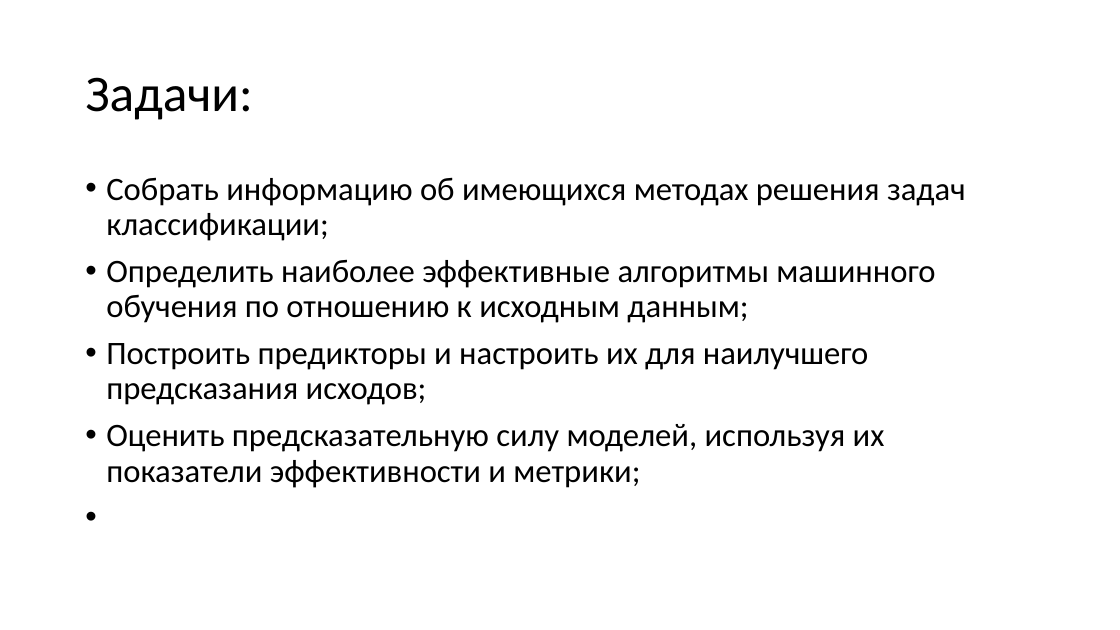
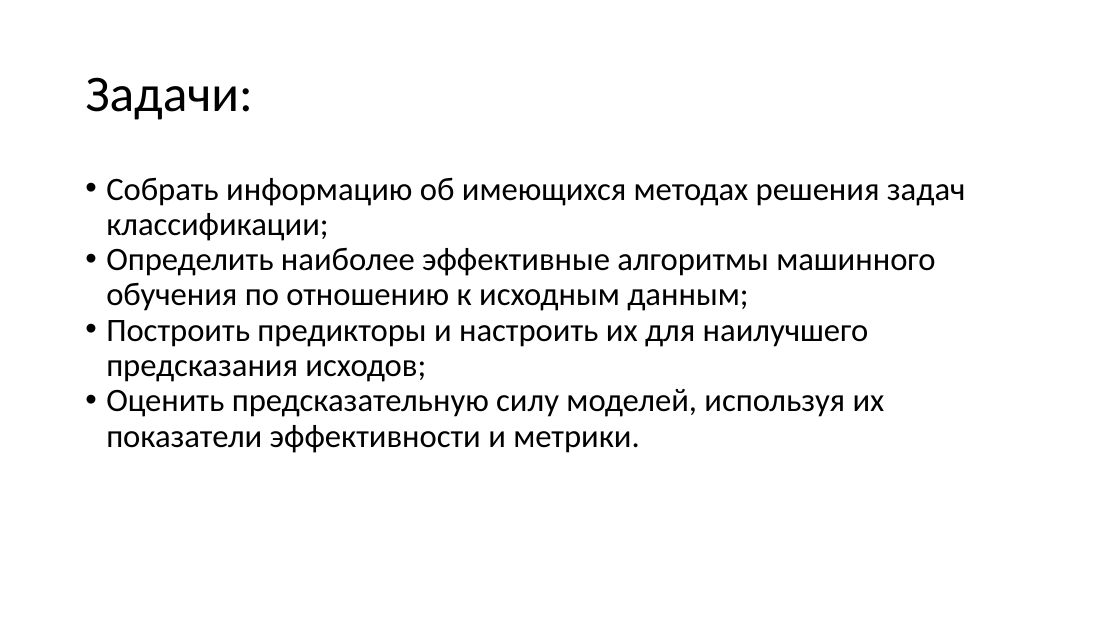
Before and after one commit to coffman21/d, a slide deck: slide 3 of p.pptx (slide 8 before the commit). Drawn at 1120x630 pixels with LibreOffice and Linux fonts; fonts in the diff are those of the drawing. Boxes give left, top, right and bottom in pixels: in the first picture for what was removed or moved away, otherwise in the second. Text is boxed around its words. In the diff, an @@ line names an element or a change of style, - is before the commit and + after.

```diff
--- a/p.pptx
+++ b/p.pptx
@@ text at (106, 177, 966, 382): less space between paragraphs @@
@@ text at (106, 389, 885, 453): text changed @@
-• Оценить предсказательную силу моделей, используя их показатели эффективности и метрики;
+• Оценить предсказательную силу моделей, используя их показатели эффективности и метрики.
```
Also in this commit, not shown: 2 other slides changed, 11 slides added, 5 slides removed, 1 other file.
